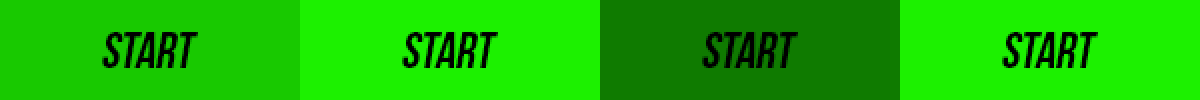
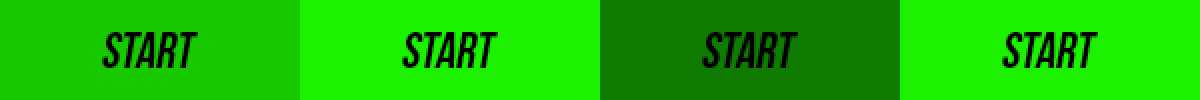
Two versions of the same layered image (1200×100). Layer-by-layer changes:
renamed "Start copy 3" to "Start", painted on it over 1064, 46, 1078, 68
renamed "Start copy 2" to "Start", painted on it over 764, 46, 778, 68
renamed "Start copy" to "Start", painted on it over 464, 46, 478, 68
painted on "Start" (4th of 4) over 164, 46, 178, 68
